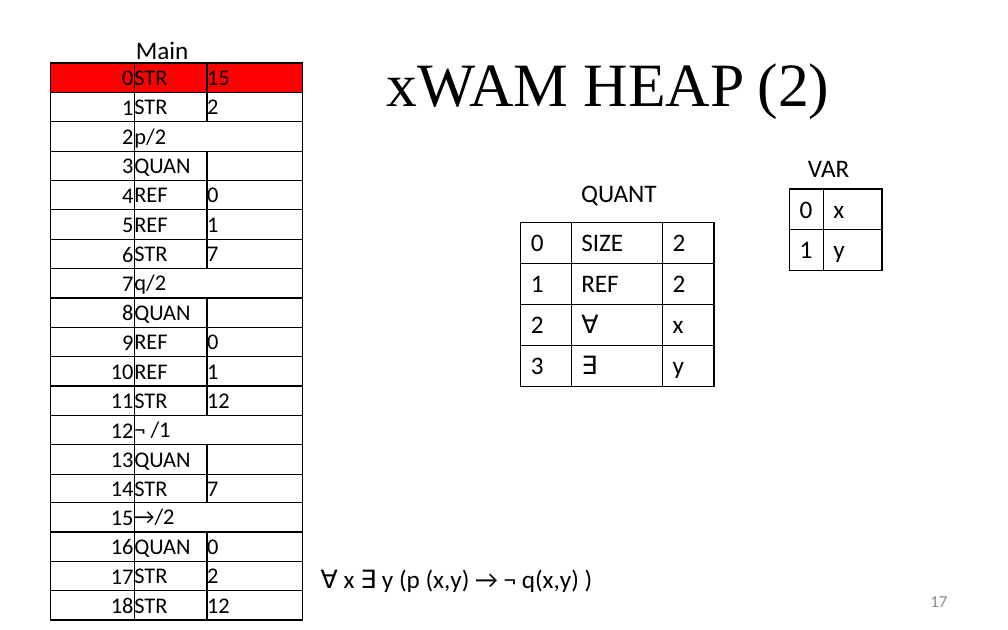
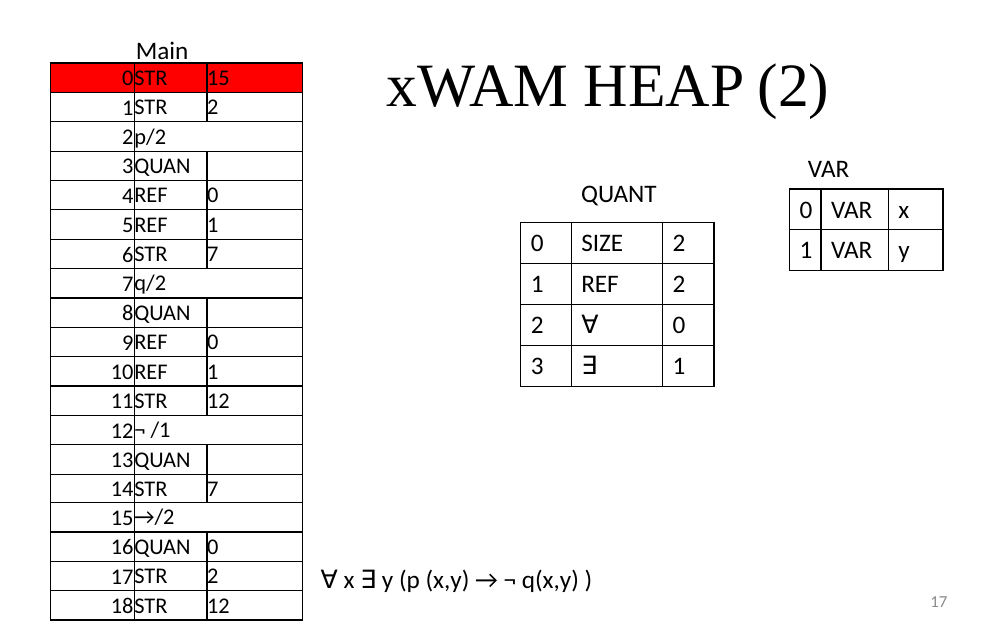
Before and after one commit to giang-rocker/logic, a slide deck: slide 17 of Report/SUY LUẬN TỰ NHIÊN.pptx. Drawn at 1008x630 pixels with LibreOffice and Linux fonts; fonts in the diff are those of the drawing. Boxes give left, top, right and bottom in pixels: in the first picture for what was removed or moved away, otherwise in the second. Text is boxed around its words. In the diff, an @@ line names an element or a change of style, - is before the commit and + after.

```diff
--- a/Report/SUY LUẬN TỰ NHIÊN.pptx
+++ b/Report/SUY LUẬN TỰ NHIÊN.pptx
@@ table at bbox=[789, 190, 942, 270] @@
+column 2: VAR | VAR
@@ table: place and size @@
-table at bbox=[789, 190, 881, 270]
+table at bbox=[789, 190, 942, 270]
@@ table at bbox=[521, 223, 715, 384] @@
-row 3, column 3: x
+row 3, column 3: 0
-row 4, column 3: y
+row 4, column 3: 1
```
Also in this commit, not shown: 12 other slides changed, 1 slide removed, 5 other files.
